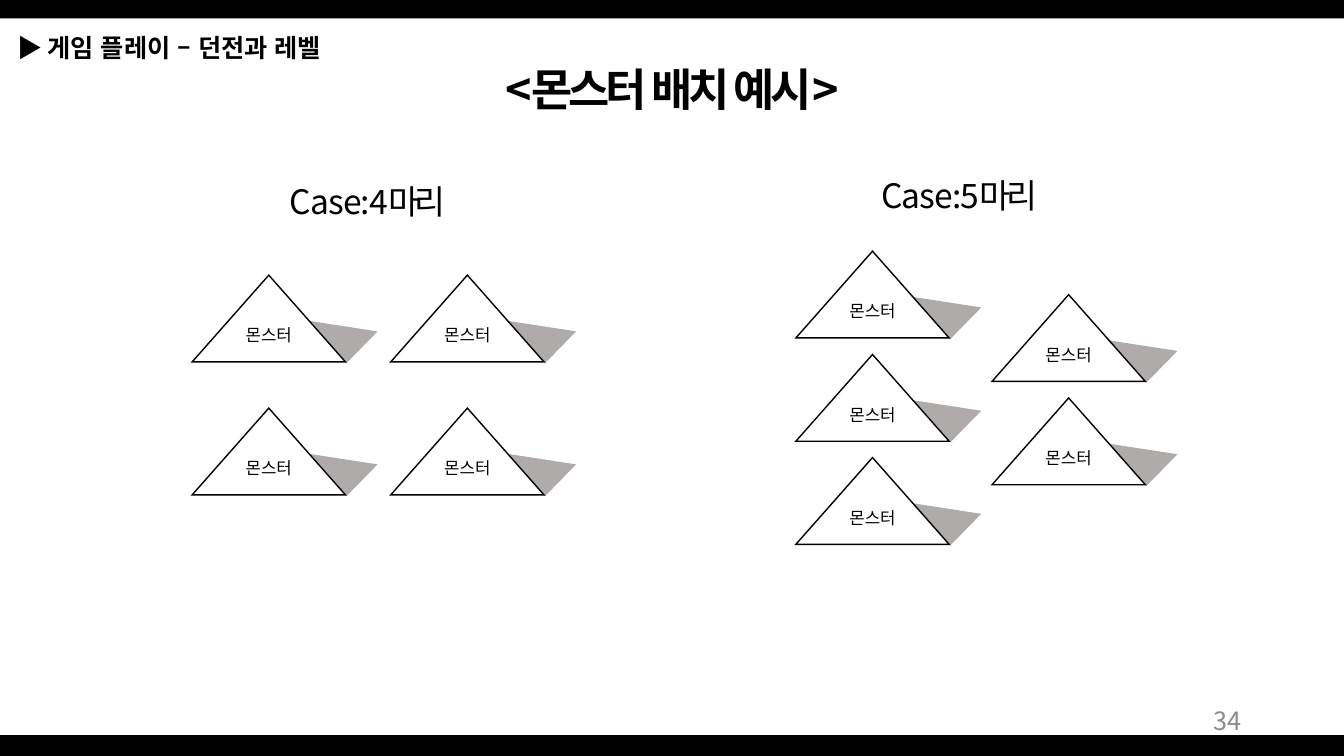
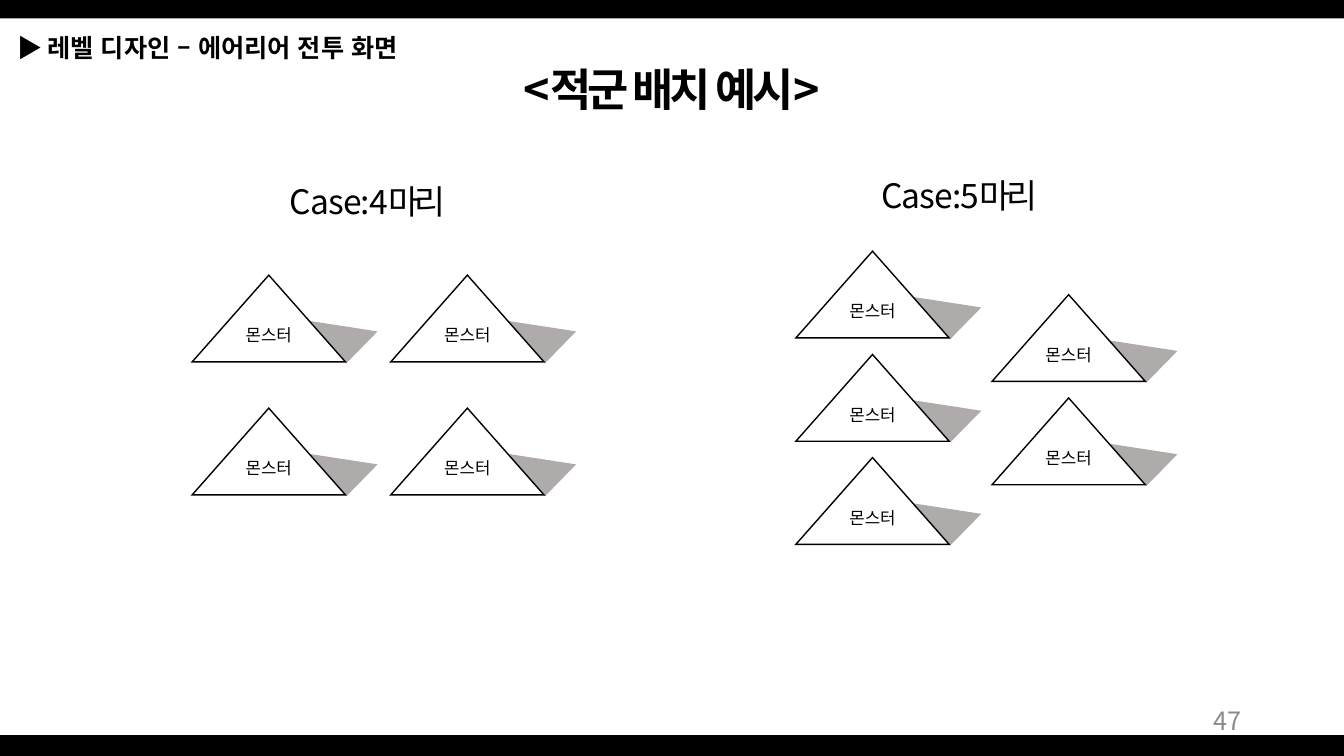
Before and after one commit to Bumizi/GameDesign, a slide deck: slide 47 of 2018 동계방학 기획자 특훈/Dungeon Tamer_1901011.pptx (slide 34 before the commit). Drawn at 1344x756 pixels with LibreOffice and Linux fonts; fonts in the diff are those of the drawing. Boxes give left, top, right and bottom in pixels: in the first picture for what was removed or moved away, otherwise in the second. Text is boxed around its words. In the diff, an @@ line names an element or a change of style, - is before the commit and + after.

Commit message:
Dungeon Tamer 10차
제안서 10차
-목차 수정
-레벨 디자인(전투화면UI) 다듬기
-맵 디자인 설정 추가
-시스템 디자인 항목 추가

```diff
--- a/2018 동계방학 기획자 특훈/Dungeon Tamer_1901011.pptx
+++ b/2018 동계방학 기획자 특훈/Dungeon Tamer_1901011.pptx
@@ text removed at box(47, 36, 321, 60) @@
-▶ 게임 플레이 – 던전과 레벨
@@ text added at box(47, 36, 397, 60), 18 pt, text #000000, bold @@
+▶ 레벨 디자인 – 에어리어 전투 화면
@@ text at box(524, 68, 820, 110): text changed @@
-<몬스터 배치 예시>
+<적군 배치 예시>
@@ page number at box(1213, 711, 1241, 737): text changed @@
-34
+47
```
Also in this commit, not shown: 46 other slides changed, 14 slides added.
